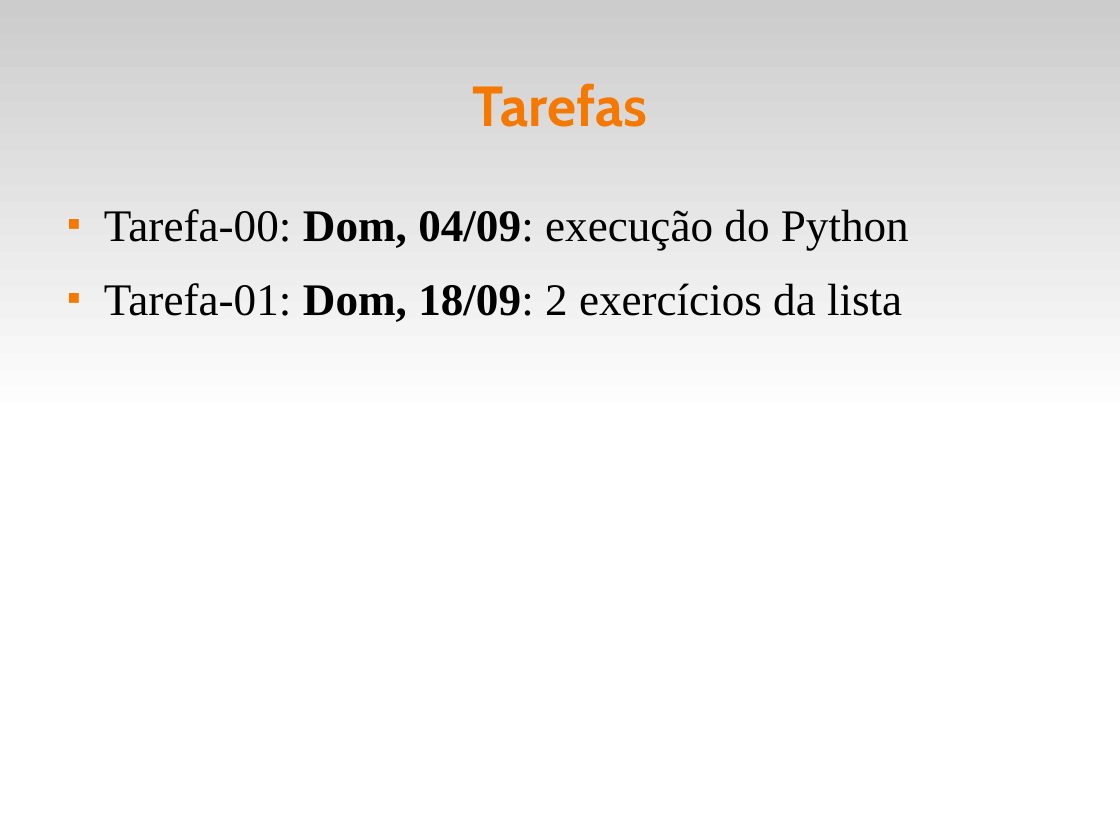
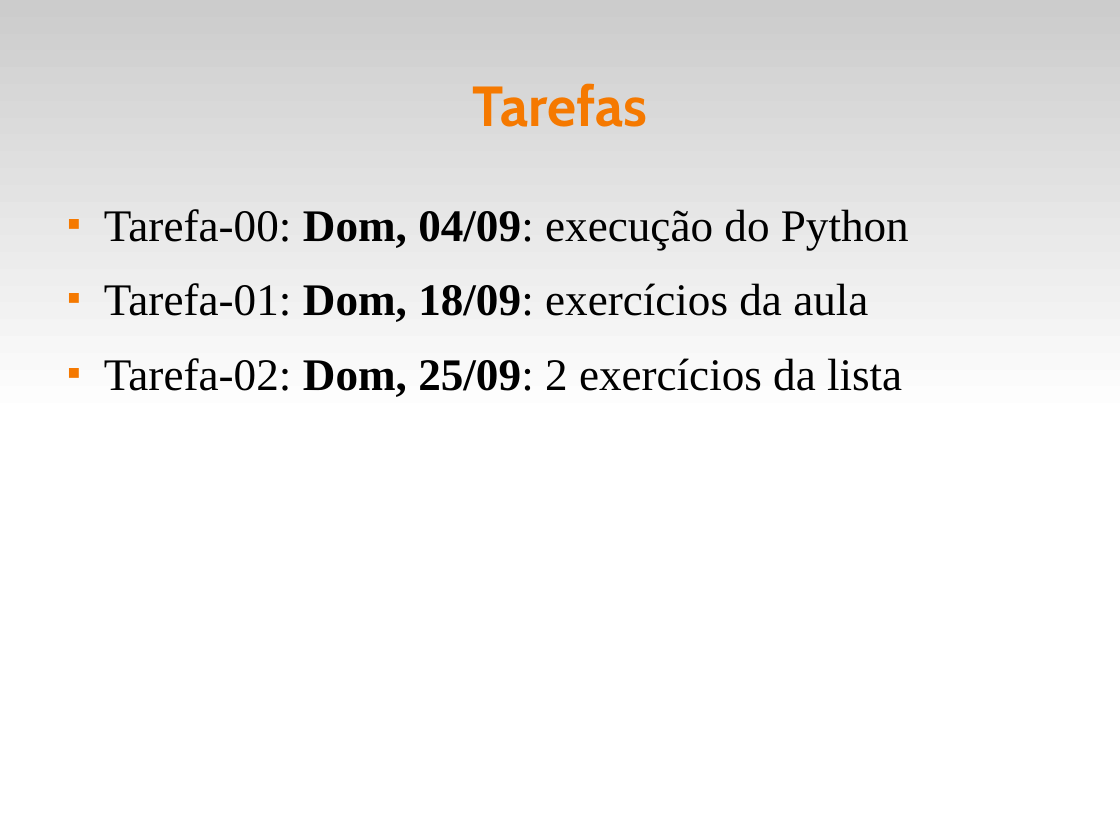
Before and after one commit to fsantanna-uerj/IPD, a slide deck: slide 5 of slides/ipd-00.odp. Drawn at 1120x840 pixels with LibreOffice and Linux fonts; fonts in the diff are those of the drawing. Boxes give left, top, right and bottom in pixels: in the first picture for what was removed or moved away, otherwise in the second. Text is boxed around its words. In the diff, an @@ line names an element or a change of style, - is before the commit and + after.

```diff
--- a/slides/ipd-00.odp
+++ b/slides/ipd-00.odp
@@ text at <box>104,283,902,397</box>: text changed @@
-■ Tarefa-01: Dom, 18/09: 2 exercícios da lista
+■ Tarefa-01: Dom, 18/09: exercícios da aula
+■ Tarefa-02: Dom, 25/09: 2 exercícios da lista
```
Also in this commit, not shown: 2 other slides changed, 1 slide added, 3 other files.
